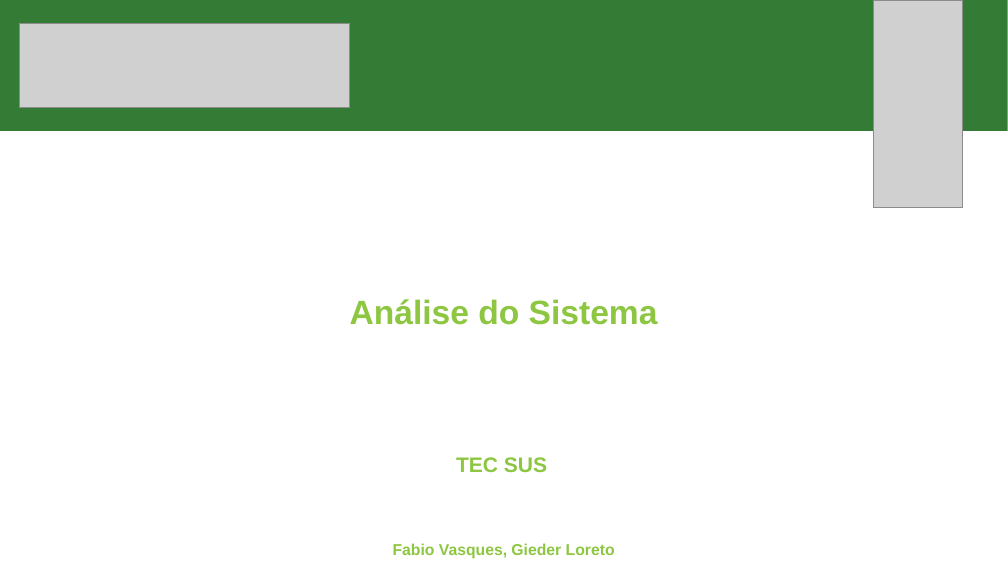
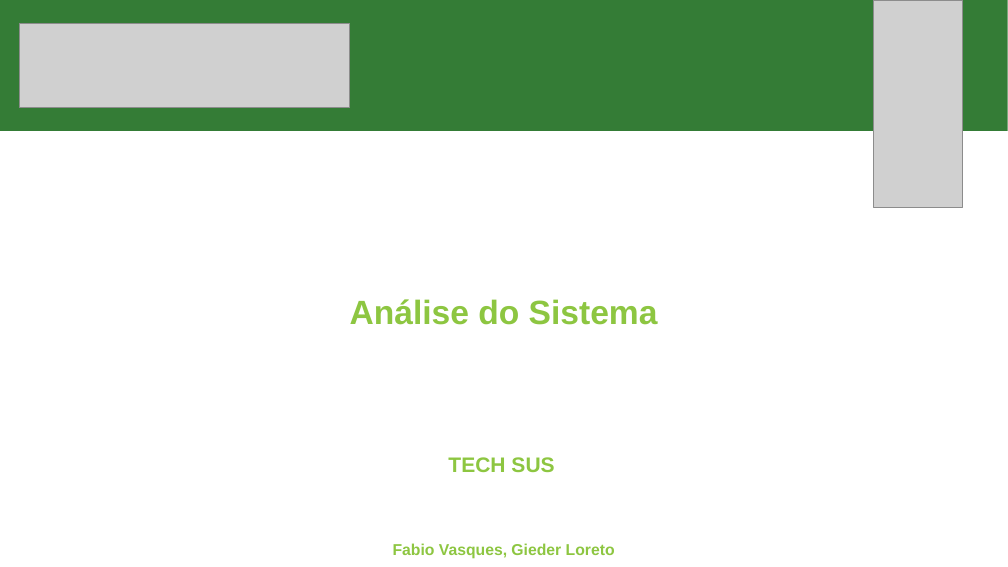
Before and after one commit to fabioportovasques/projeto-sus, a slide deck: slide 1 of segunda entrega/segunda entrega.pptx. Drawn at 1008x567 pixels with LibreOffice and Linux fonts; fonts in the diff are those of the drawing; grey boxes stand for pictures. Boxes give left, top, right and bottom in pixels: in the first picture for what was removed or moved away, otherwise in the second. Text is boxed around its words. In the diff, an @@ line names an element or a change of style, - is before the commit and + after.

```diff
--- a/segunda entrega/segunda entrega.pptx
+++ b/segunda entrega/segunda entrega.pptx
@@ text at box(448, 457, 554, 472): text changed @@
-TEC SUS
+TECH SUS
```
Also in this commit, not shown: 1 other slide changed, 1 other file.
